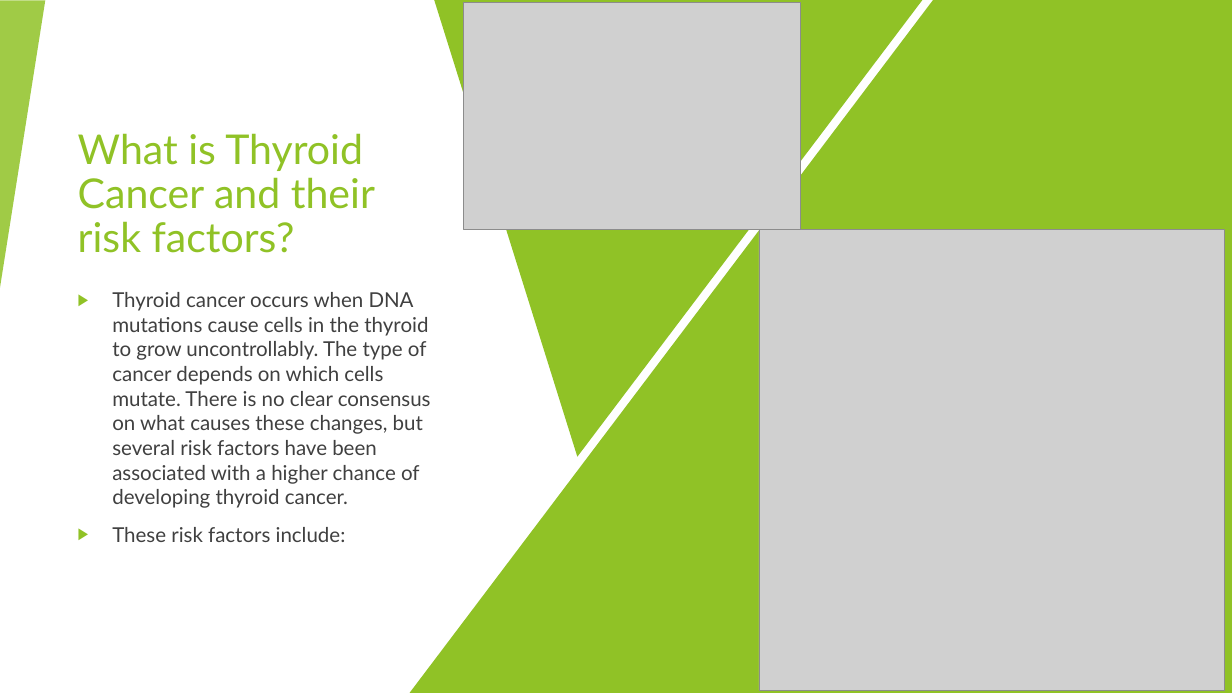
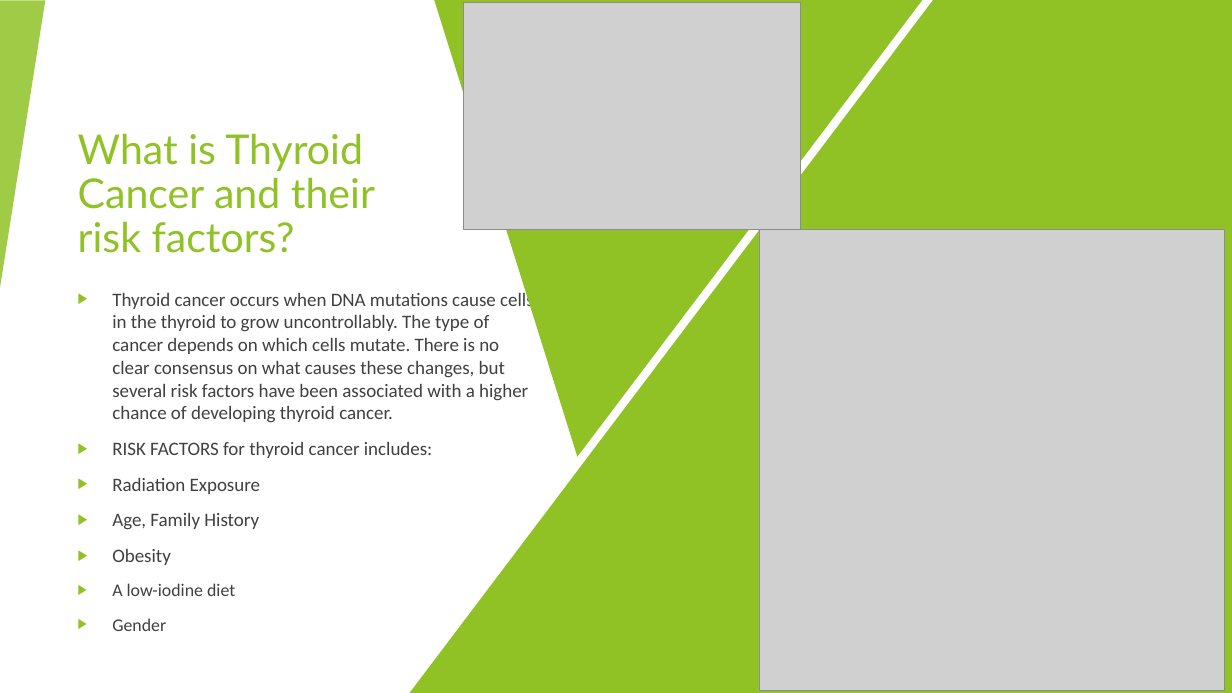
Before and after one commit to susielee1/Capstone-Project-Thyroid-Cancer, a slide deck: slide 2 of Capstone Project-Thyroid Cancer Powerpoint.pptx (slide 1 before the commit). Drawn at 1232x693 pixels with LibreOffice and Linux fonts; fonts in the diff are those of the drawing; grey boxes stand for pictures. Boxes give left, top, right and bottom in pixels: in the first picture for what was removed or moved away, otherwise in the second. Text is boxed around its words. In the diff, an @@ line names an element or a change of style, - is before the commit and + after.

```diff
--- a/Capstone Project-Thyroid Cancer Powerpoint.pptx
+++ b/Capstone Project-Thyroid Cancer Powerpoint.pptx
@@ text at box(112, 290, 534, 423): size 16 to 14.8 pt, font Lato to Calibri in "Thyroid cancer occurs when DNA mutations cause ..." @@
@@ text at box(112, 442, 432, 631): text changed; size 16 to 14.8 pt; font Lato to Calibri @@
-▶ These risk factors include:
+▶ RISK FACTORS for thyroid cancer includes:
+▶ Radiation Exposure
+▶ Age, Family History
+▶ Obesity
+▶ A low-iodine diet
+▶ Gender
```
Also in this commit, not shown: 4 other slides changed, 3 slides added, 2 slides removed.
